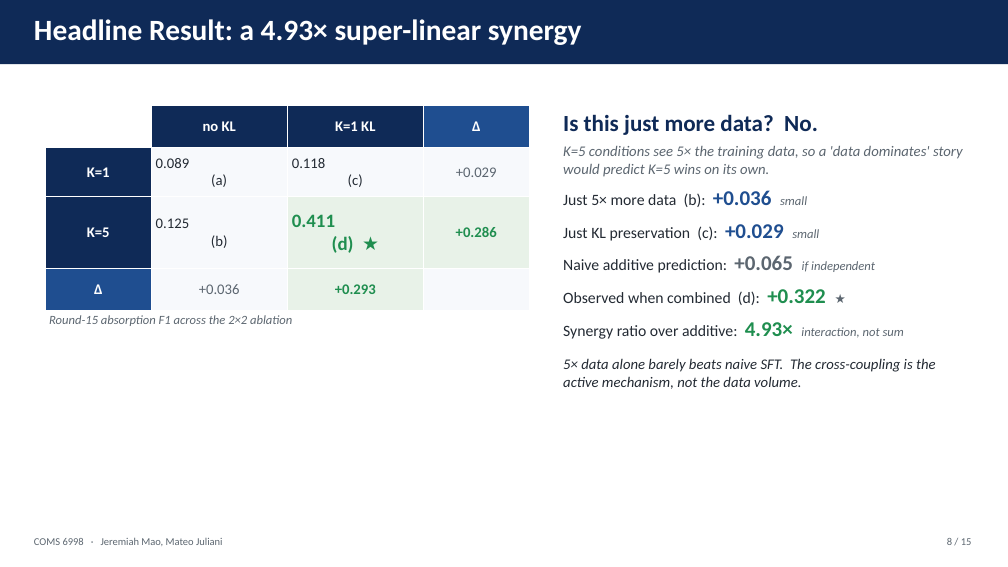
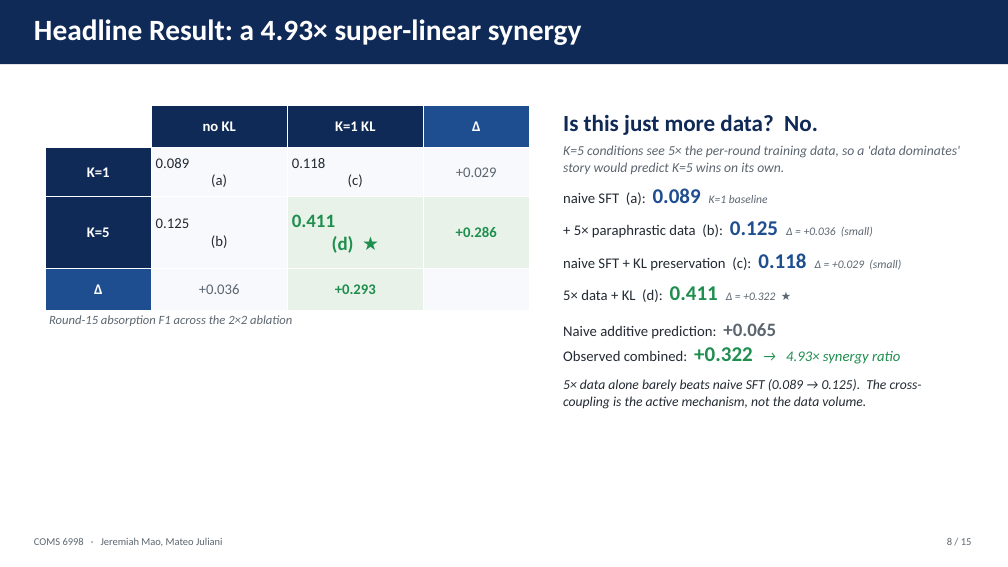
Before and after one commit to jeremiahmao/still-on-task-llm, a slide deck: slide 8 of paper_slides/synergy_deck.pptx. Drawn at 1008x567 pixels with LibreOffice and Linux fonts; fonts in the diff are those of the drawing. Boxes give left, top, right and bottom in pixels: in the first picture for what was removed or moved away, otherwise in the second. Text is boxed around its words. In the diff, an @@ line names an element or a change of style, - is before the commit and + after.

```diff
--- a/paper_slides/synergy_deck.pptx
+++ b/paper_slides/synergy_deck.pptx
@@ text at [563,145,960,409]: text changed; size 14 to 13 pt @@
-K=5 conditions see 5× the training data, so a 'data dominates' story would predict K=5 wins on its own.
-Just 5× more data (b): +0.036 small
-Just KL preservation (c): +0.029 small
-Naive additive prediction: +0.065 if independent
-Observed when combined (d): +0.322 ★
-Synergy ratio over additive: 4.93× interaction, not sum
-5× data alone barely beats naive SFT. The cross-coupling is the active mechanism, not the data volume.
+K=5 conditions see 5× the per-round training data, so a 'data dominates' story would predict K=5 wins on its own.
+naive SFT (a): 0.089 K=1 baseline
++ 5× paraphrastic data (b): 0.125 Δ = +0.036 (small)
+naive SFT + KL preservation (c): 0.118 Δ = +0.029 (small)
+5× data + KL (d): 0.411 Δ = +0.322 ★
+Naive additive prediction: +0.065
+Observed combined: +0.322 → 4.93× synergy ratio
+5× data alone barely beats naive SFT (0.089 → 0.125). The cross-coupling is the active mechanism, not the data volume.
```
Also in this commit, not shown: 2 other slides changed, 1 other file.
